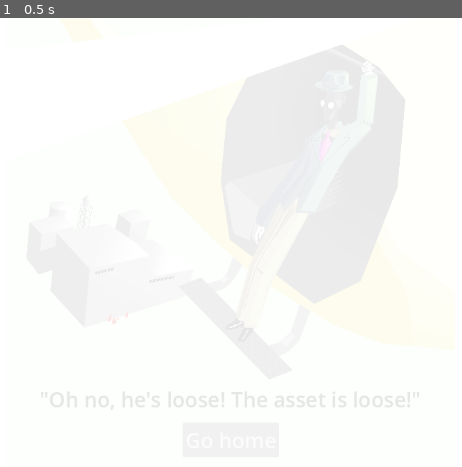
Above: before the commit, frame 1.
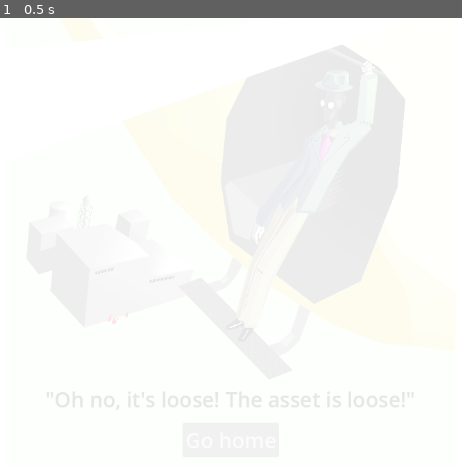
Above: after the commit, the same moment.

Repository: Evanator05/albertagamejam2023
Game: Godot game, scene res://Scenes/End.tscn
The game is run twice, just before and just after one commit, with the same random seed, the same clock (stepped at 60 frames per second) and the same inputs. This scene is started directly instead of the project's main scene.
Inputs:
- Up to frame 1 (0.5 s): no input

The runs differ from the first frame. In frame 1, 0.4% of the frame differs, in the area x 8-91%, y 83-88%.

Commit message:
Edit credits

Diff:
--- a/Scenes/End.tscn
+++ b/Scenes/End.tscn
@@ -55,7 +55,7 @@
 grow_horizontal = 2
 grow_vertical = 0
 theme = SubResource("Theme_drsbp")
-text = "\"Oh no, he's loose! The asset is loose!\""
+text = "\"Oh no, it's loose! The asset is loose!\""
 horizontal_alignment = 1
 
 [node name="BlackRect" type="ColorRect" parent="."]
@@ -114,10 +114,10 @@
 Credits
 
 Hugh Bagan - Producer
-Aiden Collins-Cruickshank - Musician
+Aiden Collins-Cruickshank - Audio
 Colton Luo - Programmer, Tester
 Evan - Programmer
-Rei - Game Designer
+Rei \"TheOptimisticPessimist\" Salucop - Game Designer
 Achyuth Rajagopalan - Level Designer, 3D Artist
 Haley Skjersven - Writer
 Elliot Snyder - Artist
